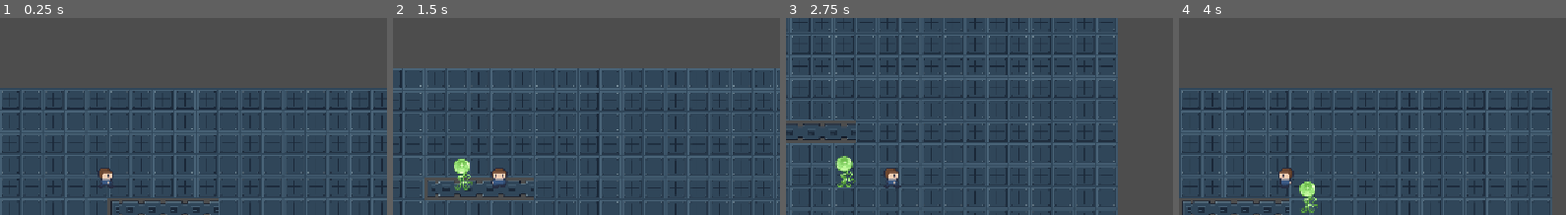
Above: before the commit, frames 1-4 (left to right).
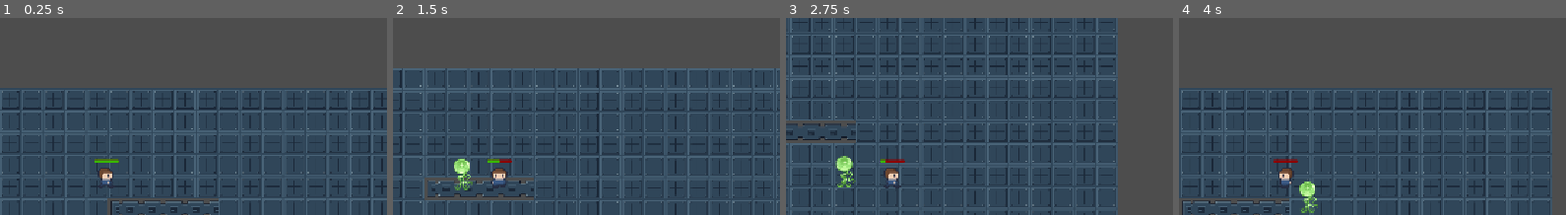
Above: after the commit, the same moments.

Repository: Simi-jpg/codesmelt-jam
Game: Godot game, scene res://scenes/level/dark.tscn
Two runs of this game, one before a commit and one after it. Both use one fixed random seed, a clock stepped at 60 frames per second and the inputs below. The project has no main scene, so this scene is started directly.
Inputs (mouse positions are % of the whole screen's width and height, from its top left):
- Up to frame 1 (0.25 s): no input
- Up to frame 2 (1.5 s): tap Enter (ui_accept) at 0.5, 0.6, 0.77, 1.07, 1.35 s; move the mouse to (73, 38) at 0.52 s; hold Right (ui_right) 0.53-1.28 s; click (73, 38) at 0.67 s; move the mouse to (31, 50) at 1.27 s; hold Down (ui_down) from 1.28 s (still down)
- Up to frame 3 (2.75 s): tap Enter (ui_accept) at 1.52, 1.82, 2.1 s; move the mouse to (61, 19) at 2.02 s; release Down (ui_down) at 2.03 s; hold Right (ui_right) from 2.03 s (still down)
- Up to frame 4 (4 s): move the mouse to (46, 66) at 2.77 s; release Right (ui_right) at 2.78 s; hold Up (ui_up) 2.78-3.53 s; tap Enter (ui_accept) at 2.85, 3.02, 3.32, 3.6, 3.77 s; click (46, 66) at 2.92 s; move the mouse to (81, 61) at 3.52 s; hold Left (ui_left) from 3.53 s (still down)
The pictures show only the part of the screen within x 37-87%, y 3-53%; the shares and areas given below are measured in that part.

The runs differ from the first frame. In frame 1, 0.1% of the frame differs, in the area x 24-31%, y 71-74%; in frame 2, 0.1%; in frame 3, 0.1%; in frame 4, 0.1%.

Commit message:
player health bar

Diff:
--- /dev/null
+++ b/project-red-gem/scenes/character/health_bar.gd
@@ -0,0 +1,9 @@
+extends ProgressBar
+
+@onready var health_component: HealthComponent = $"../HealthComponent"
+
+# Called when the node enters the scene tree for the first time.
+func _ready() -> void:
+	value = health_component.current_health
+
+func
--- a/project-red-gem/scenes/character/player.tscn
+++ b/project-red-gem/scenes/character/player.tscn
@@ -114,6 +114,23 @@
 [sub_resource type="CircleShape2D" id="CircleShape2D_1mg7i"]
 radius = 8.246211
 
+[sub_resource type="CanvasItemMaterial" id="CanvasItemMaterial_bnvp8"]
+light_mode = 1
+
+[sub_resource type="StyleBoxFlat" id="StyleBoxFlat_0vjlc"]
+bg_color = Color(0.5477186, 8.4228816e-07, 4.3317675e-07, 1)
+corner_radius_top_left = 2
+corner_radius_top_right = 2
+corner_radius_bottom_right = 2
+corner_radius_bottom_left = 2
+
+[sub_resource type="StyleBoxFlat" id="StyleBoxFlat_bnvp8"]
+bg_color = Color(0.22262317, 0.7176034, 0, 1)
+corner_radius_top_left = 2
+corner_radius_top_right = 2
+corner_radius_bottom_right = 2
+corner_radius_bottom_left = 2
+
 [node name="Player" type="CharacterBody2D" unique_id=424066194]
 script = ExtResource("1_tum32")
 
@@ -132,3 +149,14 @@
 [node name="HealthComponent" type="Node" parent="." unique_id=1091324873]
 script = ExtResource("3_0vjlc")
 metadata/_custom_type_script = "uid://blq850lrjhjdq"
+
+[node name="HealthBar" type="ProgressBar" parent="." unique_id=2121689367]
+material = SubResource("CanvasItemMaterial_bnvp8")
+offset_left = -18.0
+offset_top = -30.0
+offset_right = 17.0
+offset_bottom = -25.0
+theme_override_styles/background = SubResource("StyleBoxFlat_0vjlc")
+theme_override_styles/fill = SubResource("StyleBoxFlat_bnvp8")
+value = 18.32
+show_percentage = false
--- a/project-red-gem/scripts/player.gd
+++ b/project-red-gem/scripts/player.gd
@@ -5,11 +5,15 @@
 
 @onready var animated_sprite: AnimatedSprite2D = $AnimatedSprite2D
 @onready var health = $HealthComponent
+@onready var health_bar: ProgressBar = $HealthBar
 
 var last_direction: String = "down"
 
 func _ready():
 	health.died.connect(_on_died)
+	health_bar.max_value = health.max_health
+	health_bar.value = health.current_health
+
 
 func _physics_process(delta: float) -> void:
 	var direction = Input.get_vector(
@@ -18,6 +22,10 @@
 		"ui_up",
         "ui_down"
 	)
+
+	if Input.is_action_just_pressed("ui_accept"):
+		health.take_damage(10)
+		health_bar.value = health.current_health
 
 	velocity = direction * speed
 	move_and_slide()
Not shown, added: project-red-gem/scenes/character/health_bar.gd.uid
